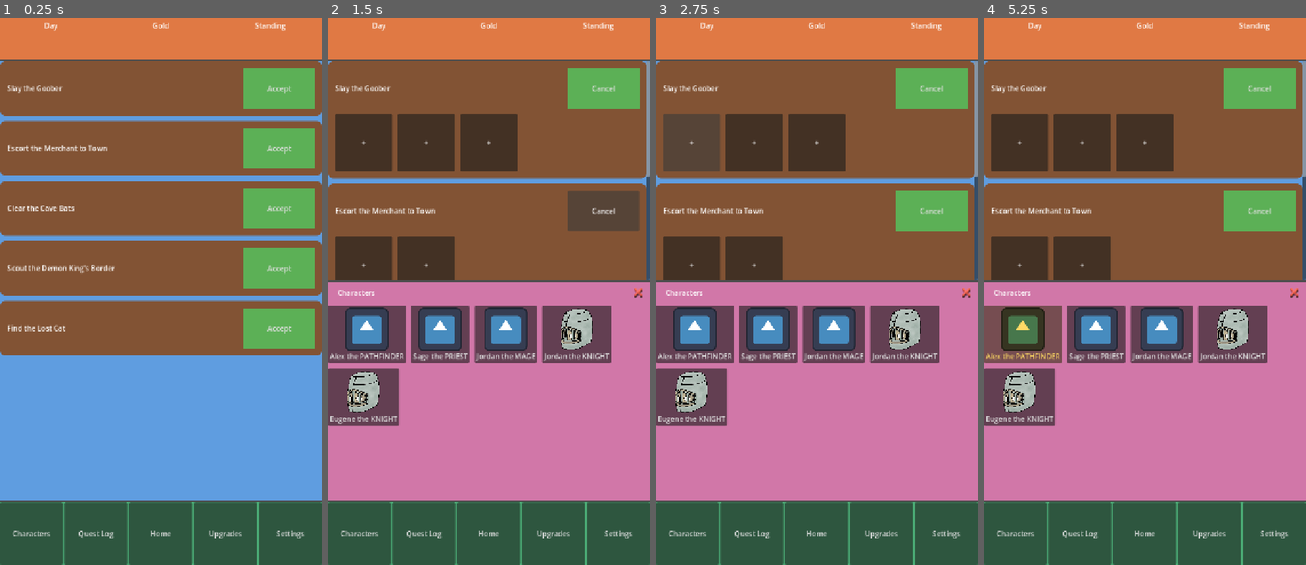
Above: before the commit, frames 1-4 (left to right).
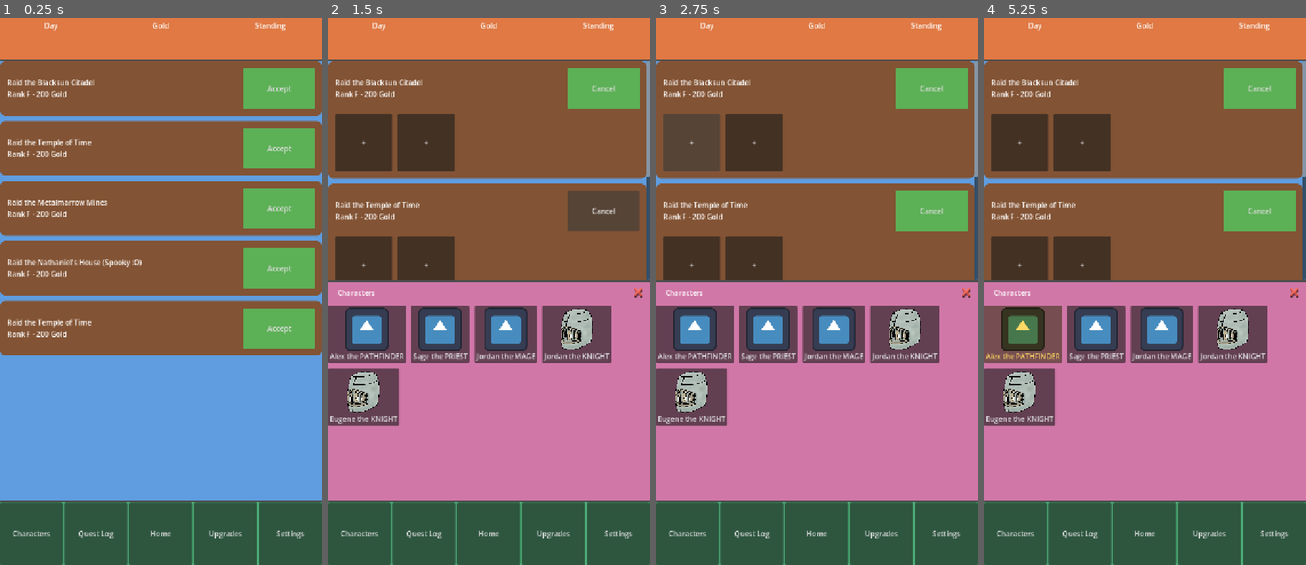
Above: after the commit, the same moments.

Repository: ActuallySanta/Fantasy-Guild-Manager
Game: Godot game, scene res://Scenes/UI/home_ui_prototype.tscn
Two runs of this game, one before a commit and one after it. Both use one fixed random seed, a clock stepped at 60 frames per second and the inputs below. This scene is started directly instead of the project's main scene.
Inputs:
- Up to frame 1 (0.25 s): no input
- Up to frame 2 (1.5 s): click "Accept" at 0.5 s; click "Accept" at 1.25 s
- Up to frame 3 (2.75 s): click "+" at 2 s
- Up to frame 4 (5.25 s): click "+" at 2.75 s; click "+" at 3.5 s; click "+" at 4.25 s; click "Alex the PATHFINDER" at 5 s

The runs differ from the first frame. In frame 1, 2.5% of the frame differs, in the area x 2-44%, y 11-59%; in frame 2, 2.9%, in the area x 2-59%, y 11-37%; in frame 3, 2.9%; in frame 4, 2.9%.

Commit message:
encorporated jacobs quest system into the UI

Diff:
--- a/Scripts/UI/quest_card.gd
+++ b/Scripts/UI/quest_card.gd
@@ -39,14 +39,48 @@
 # called by quest_list.gd after card is added to scene
 func setup(data) -> void:
 	quest = data
-	_title_label.text = str(quest.get("title"))
+	_title_label.text = get_title(quest) + "\n" + get_details(quest)
+
+	if slot_scene == null:
+		push_error("QuestCard: drag character_slot.tscn into Slot Scene in the Inspector.")
+		return
 
 	# make a slot for each slot the quest needs
-	for i in int(quest.get("slots")):
+	for i in get_slot_count(quest):
 		var slot: CharacterSlot = slot_scene.instantiate()
 		_slot_row.add_child(slot)
 		slot.changed.connect(_on_slot_changed)
 		slots.append(slot)
+
+# right here is the only spot where I touch quest
+# system data. Once Jacob changes things ill change
+# stuff here
+
+# quest headline, where I will add title
+static func get_title(q) -> String:
+	var title = q.get("title")
+	if title:
+		return str(title)
+
+	match q.type:
+		CreatedQuest.QuestType.DungeonClear:
+			return "Clear the %s" % q.location
+		CreatedQuest.QuestType.Escort:
+			return "Escort a client through the %s" % q.location
+		_:
+			return "Raid the %s" % q.location
+
+# smaller info line under title for rank and rewards
+static func get_details(q) -> String:
+	var rank = CreatedQuest.QuestDifficulty.find_key(q.difficulty)
+	return "Rank %s - %d Gold" % [rank, q.goldReward]
+
+# How many character slots each quests needs, currently
+# no party size value but if its added later
+static func get_slot_count(q) -> int:
+	var size = q.get("party_size")
+	return int(size) if size != null else 2
+# -----------------------------------------------
 
 # toggles card between open and closed
 func _on_accept_pressed() -> void:
--- a/Scripts/UI/quest_list.gd
+++ b/Scripts/UI/quest_list.gd
@@ -1,16 +1,31 @@
 # this script is what fills content with sample quest cards
 extends VBoxContainer
 @export var quest_card_scene: PackedScene
-#@export var roster_panel: Control
+@export var quests_per_day: int = 5
 
 # Called when the node enters the scene tree for the first time.
 func _ready() -> void:
+	# tag node so other systems will be able to reach it
+	add_to_group("quest_list")
+	populate(_generate_quests())
+
+func populate(quests: Array) -> void:
 	if quest_card_scene == null:
-		push_error("QuestList: drag quest card scene into inspector")
+		push_error("QuestList: drag quest_card.tscn into Quest Card Scene in the Inspector.")
 		return
 
-	for quest in _get_quests():
+	# remove the old card
+	for child in get_children():
+		remove_child(child)
+		child.queue_free()
+
+	for quest in quests:
 		add_quest(quest)
+
+	# Old slots are gone, so put any characters back in the roster
+	# and close it, since no quest is open anymore
+	get_tree().call_group("roster", "refresh")
+	get_tree().call_group("roster", "close")
 
 # creates a quest card
 func add_quest(quest) -> QuestCard:
@@ -22,33 +37,29 @@
 	card.party_changed.connect(_on_party_changed)
 	return card
 
+func _generate_quests() -> Array:
+	var quests := []
+	for i in quests_per_day:
+		quests.append(CreatedQuest.new())
+	return quests
+
 func _any_quest_open() -> bool:
 	for card in get_children():
 		if card is QuestCard and card.is_open:
 			return true
 	return false
 
-# placeholder system for quests fix later
-func _get_quests() -> Array:
-	return [
-		{"title": "Slay the Goober", "slots": 3},
-		{"title": "Escort the Merchant to Town", "slots": 2},
-		{"title": "Clear the Cave Bats", "slots": 1},
-		{"title": "Scout the Demon King's Border", "slots": 4},
-		{"title": "Find the Lost Cat", "slots": 1},
-	]
-
 # called when play accepts quest
 func _on_quest_accepted(quest) -> void:
 	get_tree().call_group("roster", "open")
-	print("Accepted: ", quest.get("title"))
+	print("Accepted: ", QuestCard.get_title(quest))
 
 func _on_quest_closed(quest) -> void:
 	if not _any_quest_open():
 		get_tree().call_group("roster", "close")
-	print("Closed: ", quest.get("title"))
+	print("Closed: ", QuestCard.get_title(quest))
 
 # function to get the characters on quest
 func _on_party_changed(quest, party: Array) -> void:
 	var names := party.map(func(c): return CharacterButton.get_display_name(c))
-	print(quest.get("title"), " party: ", names)
+	print(QuestCard.get_title(quest), " party: ", names)
